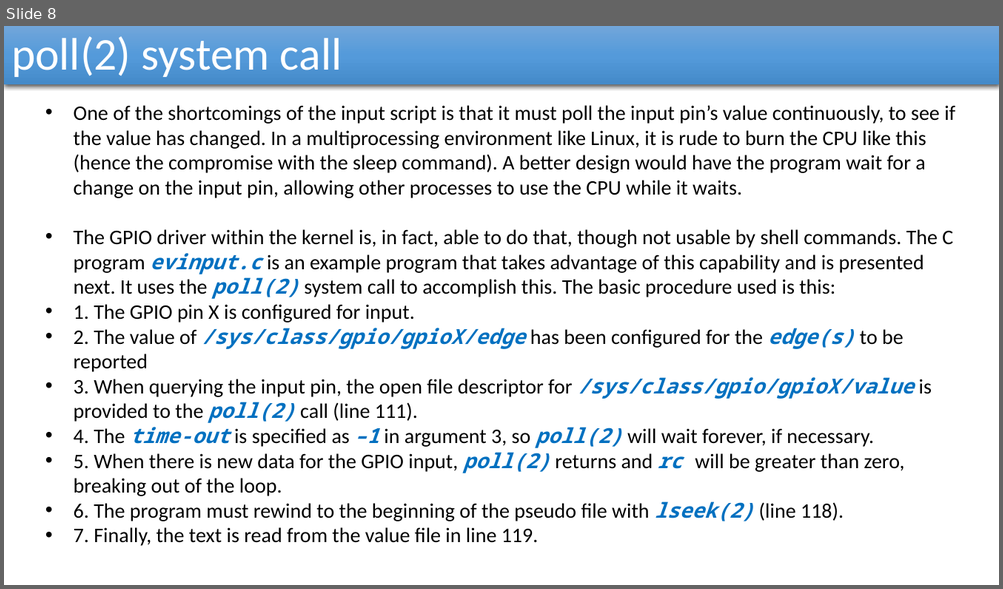
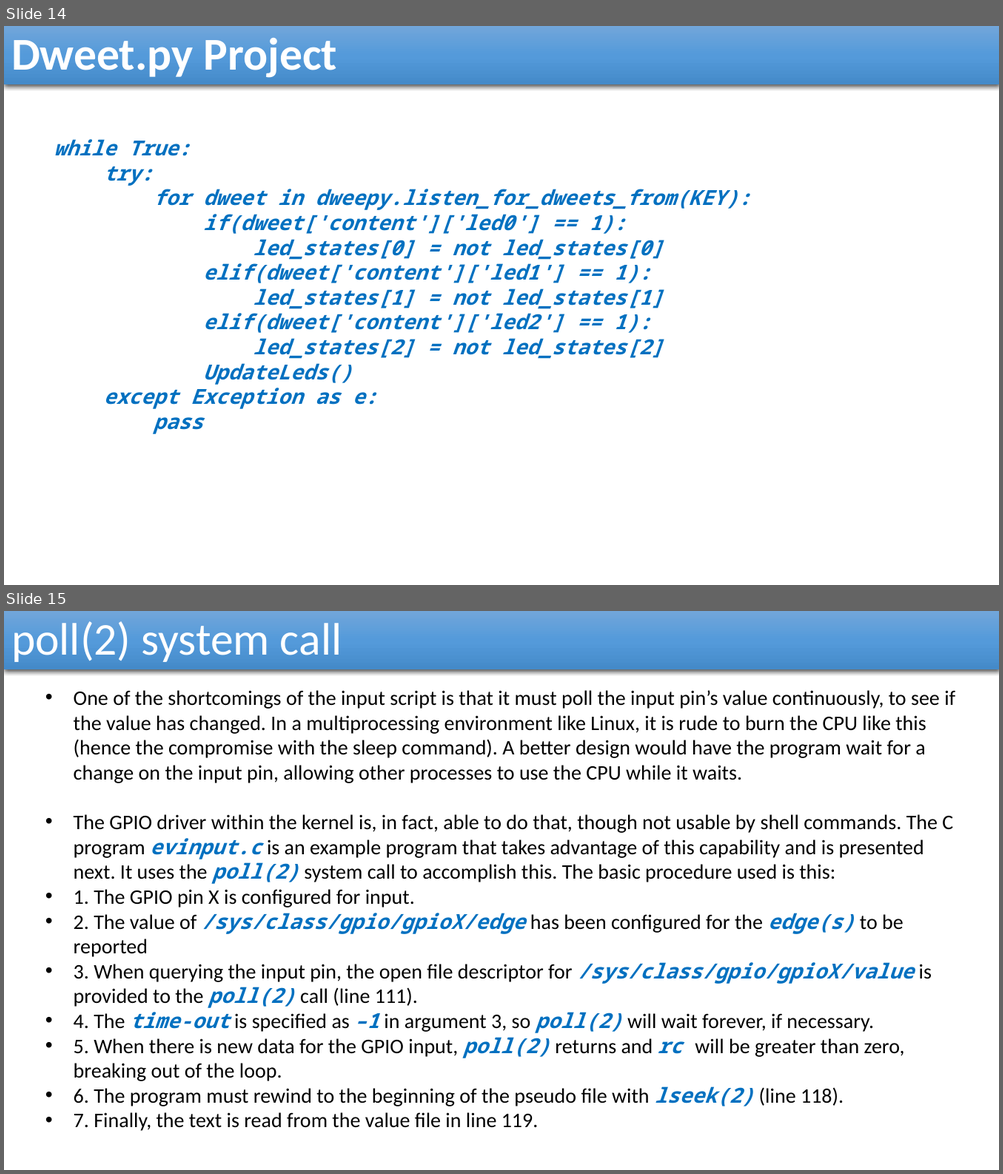
Before and after one commit to reza-arjmandi/rpi-course, a slide deck: session4/presentaion/Internet_Of_Things.pptx. Shown one above the other, each under a label of ours: slide 8 before the commit, slides 14 and 15 after it. The pictures are 1003x589 and 1003x1174 pixels, drawn with LibreOffice and Linux fonts; fonts in the diff are those of the drawing. Boxes give left, top, right and bottom in pixels: in the first picture for what was removed or moved away, otherwise in the second. Text is boxed around its words. In the diff, an @@ line names an element or a change of style, - is before the commit and + after.

```diff
--- a/session4/presentaion/Internet_Of_Things.pptx
+++ b/session4/presentaion/Internet_Of_Things.pptx
@@ slide 14 added at [4,26,999,585], background #FFFFFF @@
@@ rectangle added at [4,26,999,85], fill gradient #71A6DB to #559BDB to #448ACA, 44 pt, text #FFFFFF, bold @@
+Dweet.py Project
@@ text added at [54,139,751,434], 20 pt, text #0070C0, bold, italic @@
+  while True:
+  try:
+  for dweet in dweepy.listen_for_dweets_from(KEY):
+  if(dweet['content']['led0'] == 1):
+  led_states[0] = not led_states[0]
+  elif(dweet['content']['led1'] == 1):
+  led_states[1] = not led_states[1]
+  elif(dweet['content']['led2'] == 1):
+  led_states[2] = not led_states[2]
+  UpdateLeds()
+  except Exception as e:
+  pass
@@ what was slide 8 is now slide 15 @@
```
Also in this commit, not shown: 6 other slides added.
